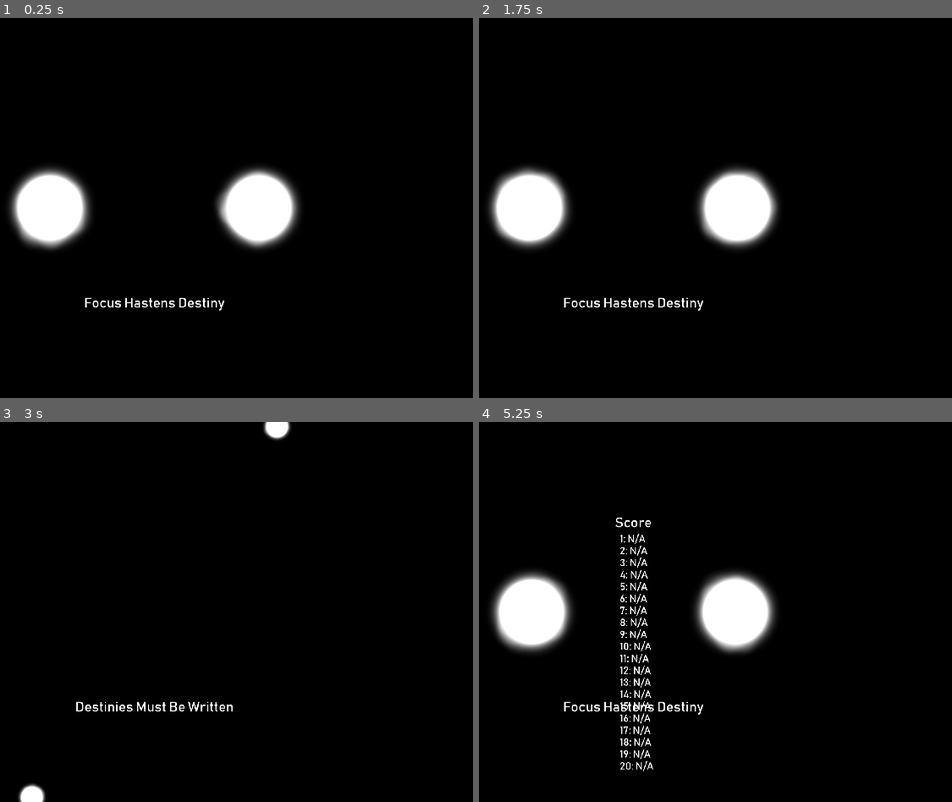
Above: before the commit, frames 1-4 (two rows, left to right).
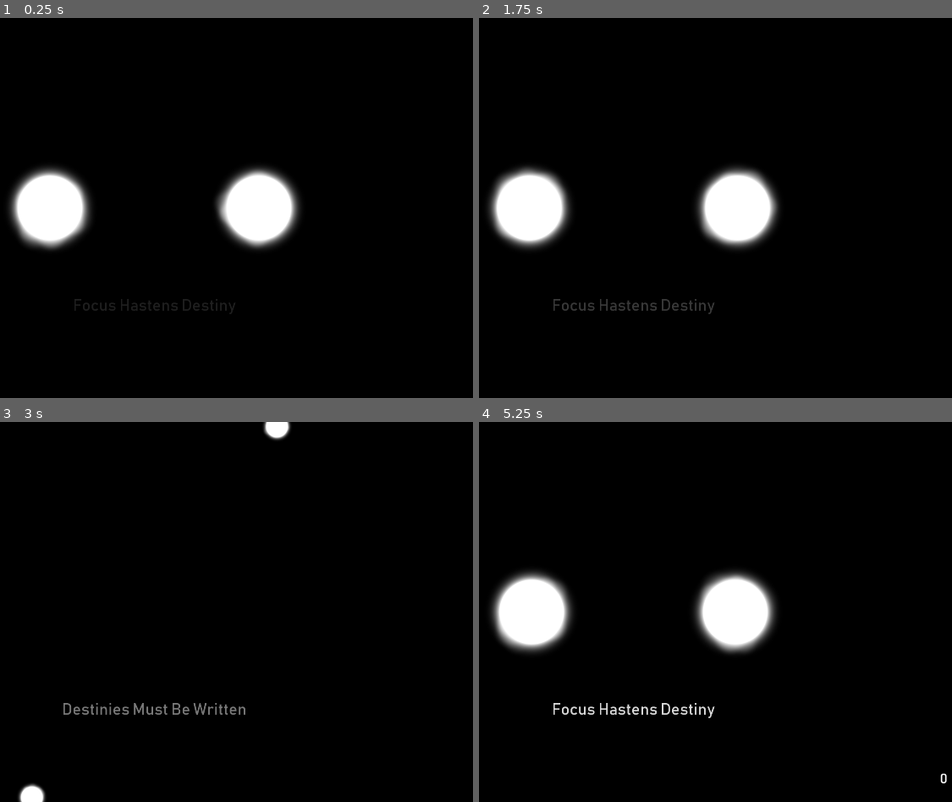
Above: after the commit, the same moments.

Repository: Dark-Gran/Spirit-Circles
Game: Godot game, scene res://src/Main.tscn
The game is run twice, just before and just after one commit, with the same random seed, the same clock (stepped at 60 frames per second) and the same inputs.
Inputs (mouse positions are in pixels of both pictures, inside the frame that each line leads up to):
- Up to frame 1 (0.25 s): no input
- Up to frame 2 (1.75 s): move the mouse to (781, 189) at 0.52 s; hold Right (ui_right) 0.53-1.28 s; tap Space (ui_accept) at 0.77, 1.52 s; move the mouse to (497, 227) at 1.27 s; hold Left (ui_left) from 1.28 s (still down)
- Up to frame 3 (3 s): move the mouse to (222, 528) at 2.02 s; release Left (ui_left) at 2.03 s; hold Right (ui_right) from 2.03 s (still down); move the mouse to (122, 688) at 2.77 s
- Up to frame 4 (5.25 s): tap Space (ui_accept) at 3.02, 3.77, 4.52 s; move the mouse to (838, 669) at 3.52 s; release Right (ui_right) at 3.53 s; hold Left (ui_left) from 3.53 s (still down); tap F3 (ui_timer, bound only after the commit) at 4.15 s; move the mouse to (outside the picture) at 4.27 s; move the mouse to (668, 612) at 5.02 s

The runs differ from the first frame. In frame 1, 0.5% of the frame differs, in the area x 15-50%, y 73-78%; in frame 2, 0.6%; in frame 3, 0.7%; in frame 4, 1.8%, in the area x 15-99%, y 25-96%.

Commit message:
ui update

Diff:
--- a/project.godot
+++ b/project.godot
@@ -88,7 +88,7 @@
 }
 ui_fps={
 "deadzone": 0.5,
-"events": [ Object(InputEventKey,"resource_local_to_scene":false,"resource_name":"","device":0,"alt":false,"shift":false,"control":false,"meta":false,"command":false,"pressed":false,"scancode":16777245,"unicode":0,"echo":false,"script":null)
+"events": [ Object(InputEventKey,"resource_local_to_scene":false,"resource_name":"","device":0,"alt":false,"shift":false,"control":false,"meta":false,"command":false,"pressed":false,"scancode":16777247,"unicode":0,"echo":false,"script":null)
  ]
 }
 toggle_fullscreen={
@@ -97,6 +97,11 @@
  ]
 }
 ui_times={
+"deadzone": 0.5,
+"events": [ Object(InputEventKey,"resource_local_to_scene":false,"resource_name":"","device":0,"alt":false,"shift":false,"control":false,"meta":false,"command":false,"pressed":false,"scancode":16777245,"unicode":0,"echo":false,"script":null)
+ ]
+}
+ui_timer={
 "deadzone": 0.5,
 "events": [ Object(InputEventKey,"resource_local_to_scene":false,"resource_name":"","device":0,"alt":false,"shift":false,"control":false,"meta":false,"command":false,"pressed":false,"scancode":16777246,"unicode":0,"echo":false,"script":null)
  ]
--- a/src/world/ScoreBox.tscn
+++ b/src/world/ScoreBox.tscn
@@ -5,10 +5,16 @@
 
 [sub_resource type="DynamicFont" id=1]
 size = 40
+outline_size = 3
+outline_color = Color( 0, 0, 0, 1 )
+use_filter = true
 font_data = ExtResource( 1 )
 
 [sub_resource type="DynamicFont" id=2]
 size = 30
+outline_size = 3
+outline_color = Color( 0, 0, 0, 1 )
+use_filter = true
 font_data = ExtResource( 1 )
 
 [node name="ScoreBox" type="Control"]
@@ -20,35 +26,35 @@
 }
 
 [node name="Congratulations" type="Label" parent="."]
-margin_top = 103.0
+margin_top = 74.0
 margin_right = 1920.0
-margin_bottom = 232.0
+margin_bottom = 203.0
 custom_fonts/font = SubResource( 1 )
-text = "ALL LEVELS COMPLETED
+text = "YOU HAVE COMPLETED ALL LEVELS
 
-CONGRATULATIONS!"
+CONGRATULATIONS! CHECK OUT YOUR TIMES..."
 align = 1
 __meta__ = {
 "_edit_use_anchors_": false
 }
 
 [node name="TimesTitle" type="Label" parent="."]
-margin_top = 267.0
-margin_right = 1920.0
-margin_bottom = 308.0
+margin_top = 238.0
+margin_right = 1917.0
+margin_bottom = 279.0
 custom_fonts/font = SubResource( 1 )
-text = "Score"
+text = "SCORE"
 align = 1
 __meta__ = {
 "_edit_use_anchors_": false
 }
 
 [node name="Times" type="Label" parent="."]
-margin_left = 921.0
-margin_top = 318.0
-margin_right = 1918.0
-margin_bottom = 1080.0
+margin_top = 289.0
+margin_right = 1920.0
+margin_bottom = 1075.0
 custom_fonts/font = SubResource( 2 )
+align = 1
 __meta__ = {
 "_edit_use_anchors_": false
 }
--- a/src/world/World.gd
+++ b/src/world/World.gd
@@ -5,6 +5,8 @@
 
 const SCREEN_CHECK = 50
 var screen_checker = SCREEN_CHECK
+
+const NAME_FADE_SPEED = 0.5
 
 var ready = false
 var PC = preload("res://src/world/PlayerCircle.tscn")
@@ -89,7 +91,7 @@
 func reset_LevelName():
 	if get_node_or_null("Level") != null:
 		$GUI/LevelName.text = $Level.level_name
-	$GUI/LevelName.modulate.a = 1
+	$GUI/LevelName.modulate.a = 0
 	$GUI/LevelName.show()
 	$GUI/LevelName/Timer.start()
 
@@ -137,6 +139,8 @@
 				$DebugGUI/FPS.visible = !$DebugGUI/FPS.visible
 			elif InputMap.event_is_action(event, "ui_times"):
 				$GUI/ScoreBox.switch_visibility(level_times)
+			elif InputMap.event_is_action(event, "ui_timer"):
+				$GUI/Stopwatch.visible = !$GUI/Stopwatch.visible
 			elif InputMap.event_is_action(event, "ui_accept"):
 				if won:
 					_on_Continue_button_up()
@@ -146,10 +150,14 @@
 func _process(delta):
 	# LevelName
 	if hideLevelName:
-		$GUI/LevelName.modulate.a -= 0.5 * delta
-		if $GUI/LevelName.modulate.a <= 0:
+		$GUI/LevelName.modulate.a -= NAME_FADE_SPEED * delta
+		if $GUI/LevelName.modulate.a <= 0.0:
 			$GUI/LevelName.hide()
 			hideLevelName = false
+	elif $GUI/LevelName.modulate.a != 1.0:
+		$GUI/LevelName.modulate.a += NAME_FADE_SPEED * delta
+		if $GUI/LevelName.modulate.a >= 1.0:
+			$GUI/LevelName.modulate.a = 1.0
 	if get_node_or_null("Level") != null:
 		# LevelTime
 		if !won:
--- a/src/world/World.tscn
+++ b/src/world/World.tscn
@@ -7,21 +7,26 @@
 [ext_resource path="res://src/world/ScoreBox.tscn" type="PackedScene" id=5]
 
 [sub_resource type="DynamicFont" id=1]
-size = 34
+size = 36
+outline_size = 3
+outline_color = Color( 0, 0, 0, 1 )
+use_filter = true
 font_data = ExtResource( 4 )
 
 [sub_resource type="DynamicFont" id=2]
-size = 40
+size = 46
+outline_color = Color( 0, 0, 0, 1 )
+use_filter = true
 font_data = ExtResource( 3 )
 
 [sub_resource type="DynamicFont" id=3]
 size = 40
+use_filter = true
 font_data = ExtResource( 3 )
 
 [sub_resource type="CircleShape2D" id=4]
 
 [sub_resource type="Environment" id=5]
-glow_blend_mode = 0
 glow_bicubic_upscale = true
 
 [node name="World" type="Node2D"]
@@ -37,10 +42,10 @@
 }
 
 [node name="Continue" type="Button" parent="GUI"]
-margin_left = 850.0
-margin_top = 880.0
-margin_right = 1070.0
-margin_bottom = 930.0
+margin_left = 812.0
+margin_top = 852.0
+margin_right = 1108.0
+margin_bottom = 957.0
 focus_mode = 0
 custom_fonts/font = SubResource( 1 )
 disabled = true
@@ -51,9 +56,9 @@
 }
 
 [node name="LevelName" type="Label" parent="GUI"]
-margin_top = 791.0
+margin_top = 795.0
 margin_right = 1920.0
-margin_bottom = 867.0
+margin_bottom = 871.0
 custom_fonts/font = SubResource( 2 )
 text = "..."
 align = 1
@@ -62,15 +67,15 @@
 }
 
 [node name="Timer" type="Timer" parent="GUI/LevelName"]
-wait_time = 4.0
+wait_time = 5.0
 one_shot = true
 autostart = true
 
 [node name="Stopwatch" type="Label" parent="GUI"]
-margin_left = 1665.65
-margin_top = 881.01
-margin_right = 1726.65
-margin_bottom = 922.01
+margin_left = 1810.5
+margin_top = 995.0
+margin_right = 1871.5
+margin_bottom = 1036.0
 custom_fonts/font = SubResource( 3 )
 text = "0"
 align = 1
